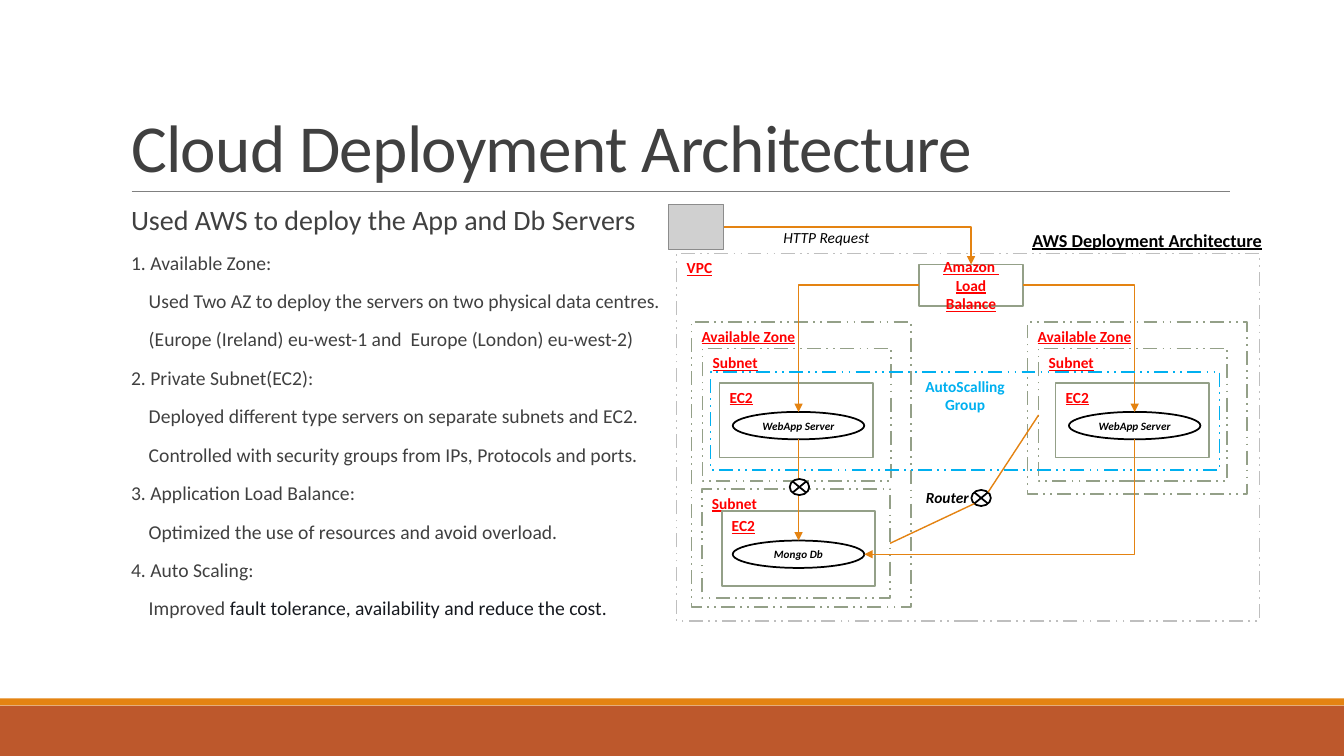
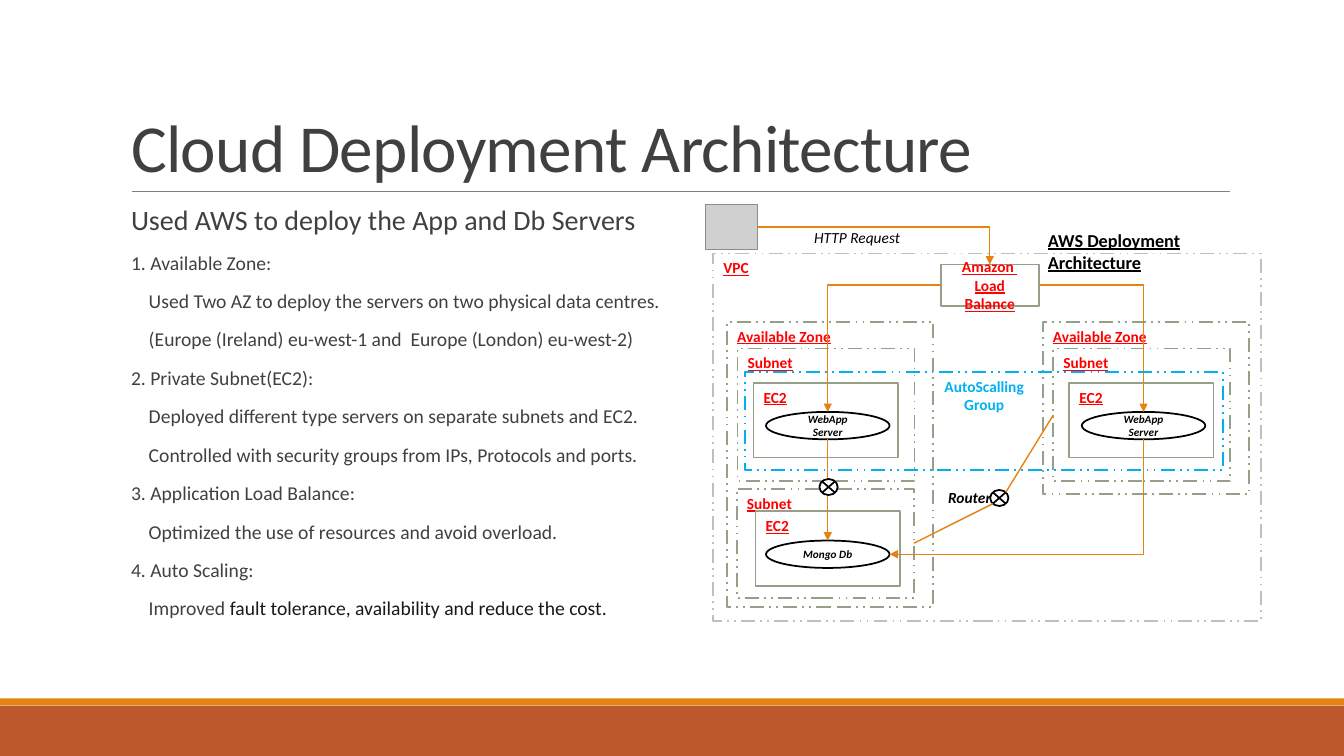
Before and after one commit to wangyang325/CS615Project, a slide deck: slide 17 of Presentation/CS615 Group Presentation.pptx (slide 15 before the commit). Drawn at 1344x756 pixels with LibreOffice and Linux fonts; fonts in the diff are those of the drawing; grey boxes stand for pictures. Boxes give left, top, right and bottom in pixels: in the first picture for what was removed or moved away, otherwise in the second. Text is boxed around its words. In the diff, an @@ line names an element or a change of style, - is before the commit and + after.

```diff
--- a/Presentation/CS615 Group Presentation.pptx
+++ b/Presentation/CS615 Group Presentation.pptx
@@ picture: place and size @@
-picture at (668,204,724,249)
+picture at (706,204,758,249)
@@ elbow arrow moved from (724, 227) - (971, 264) to (758, 227) - (990, 264) @@
@@ text "HTTP Request": place and size @@
-text "HTTP Request" at (783,233,870,246)
+text "HTTP Request" at (814,233,900,246)
@@ text "AWS Deployment Architecture" rewrapped from (1032,234,1262,250) to (1048,234,1180,272) @@
@@ rectangle "VPC": place and size @@
-rectangle "VPC" at (677,253,1259,621)
+rectangle "VPC" at (714,253,1261,621)
@@ rectangle "Amazon": place and size @@
-rectangle "Amazon" at (920,264,1023,306)
+rectangle "Amazon" at (941,264,1038,306)
@@ elbow arrow moved from (920, 285) - (799, 412) to (941, 285) - (828, 412) @@
@@ elbow arrow moved from (1023, 285) - (1135, 412) to (1040, 285) - (1143, 412) @@
@@ rectangle "Available Zone": place and size @@
-rectangle "Available Zone" at (692,322,911,607)
+rectangle "Available Zone" at (727,322,933,607)
@@ rectangle "Available Zone": place and size @@
-rectangle "Available Zone" at (1027,322,1247,494)
+rectangle "Available Zone" at (1044,322,1249,494)
@@ rectangle "Subnet": place and size @@
-rectangle "Subnet" at (703,349,891,482)
+rectangle "Subnet" at (738,349,915,482)
@@ rectangle "Subnet": place and size @@
-rectangle "Subnet" at (1038,349,1227,482)
+rectangle "Subnet" at (1054,349,1231,482)
@@ rectangle "AutoScalling": place and size @@
-rectangle "AutoScalling" at (711,372,1220,470)
+rectangle "AutoScalling" at (745,372,1223,470)
@@ rectangle "EC2": place and size @@
-rectangle "EC2" at (720,383,873,458)
+rectangle "EC2" at (754,383,898,458)
@@ rectangle "EC2": place and size @@
-rectangle "EC2" at (1056,383,1209,458)
+rectangle "EC2" at (1070,383,1214,458)
@@ ellipse "WebApp Server": place and size @@
-ellipse "WebApp Server" at (733,412,864,440)
+ellipse "WebApp Server" at (766,412,890,440)
@@ line moved from (1038, 415) - (988, 492) to (1054, 415) - (1006, 492) @@
@@ ellipse "WebApp Server": place and size @@
-ellipse "WebApp Server" at (1069,412,1200,440)
+ellipse "WebApp Server" at (1082,412,1206,440)
@@ arrow moved from (799, 440) - (799, 540) to (828, 440) - (828, 540) @@
@@ elbow arrow moved from (1135, 440) - (864, 555) to (1143, 440) - (889, 555) @@
@@ flow chart summing junction: place and size @@
-flow chart summing junction at (789,479,809,495)
+flow chart summing junction at (820,479,838,495)
@@ rectangle "Subnet": place and size @@
-rectangle "Subnet" at (702,489,890,598)
+rectangle "Subnet" at (737,489,914,598)
@@ line moved from (975, 504) - (890, 543) to (993, 504) - (914, 543) @@
@@ text "Router": place and size @@
-text "Router" at (926,493,969,508)
+text "Router" at (948,493,991,508)
@@ flow chart summing junction: place and size @@
-flow chart summing junction at (972,490,991,506)
+flow chart summing junction at (990,490,1008,506)
@@ rectangle "EC2": place and size @@
-rectangle "EC2" at (722,511,875,586)
+rectangle "EC2" at (756,511,900,586)
@@ ellipse "Mongo Db": place and size @@
-ellipse "Mongo Db" at (733,540,864,568)
+ellipse "Mongo Db" at (766,540,890,568)
```
Also in this commit, not shown: 10 other slides changed, 3 slides added, 1 slide removed, 1 other file.
